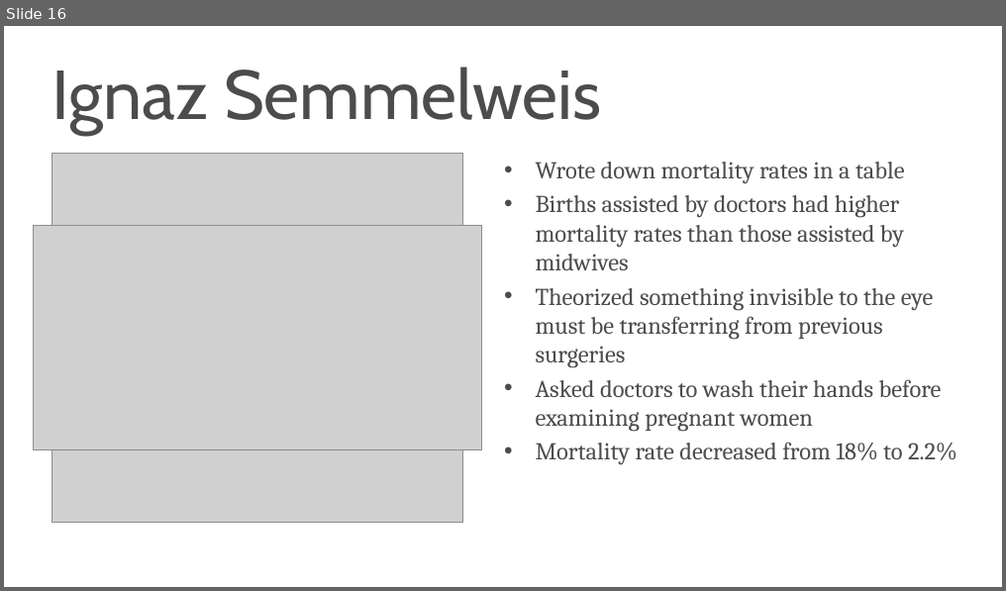
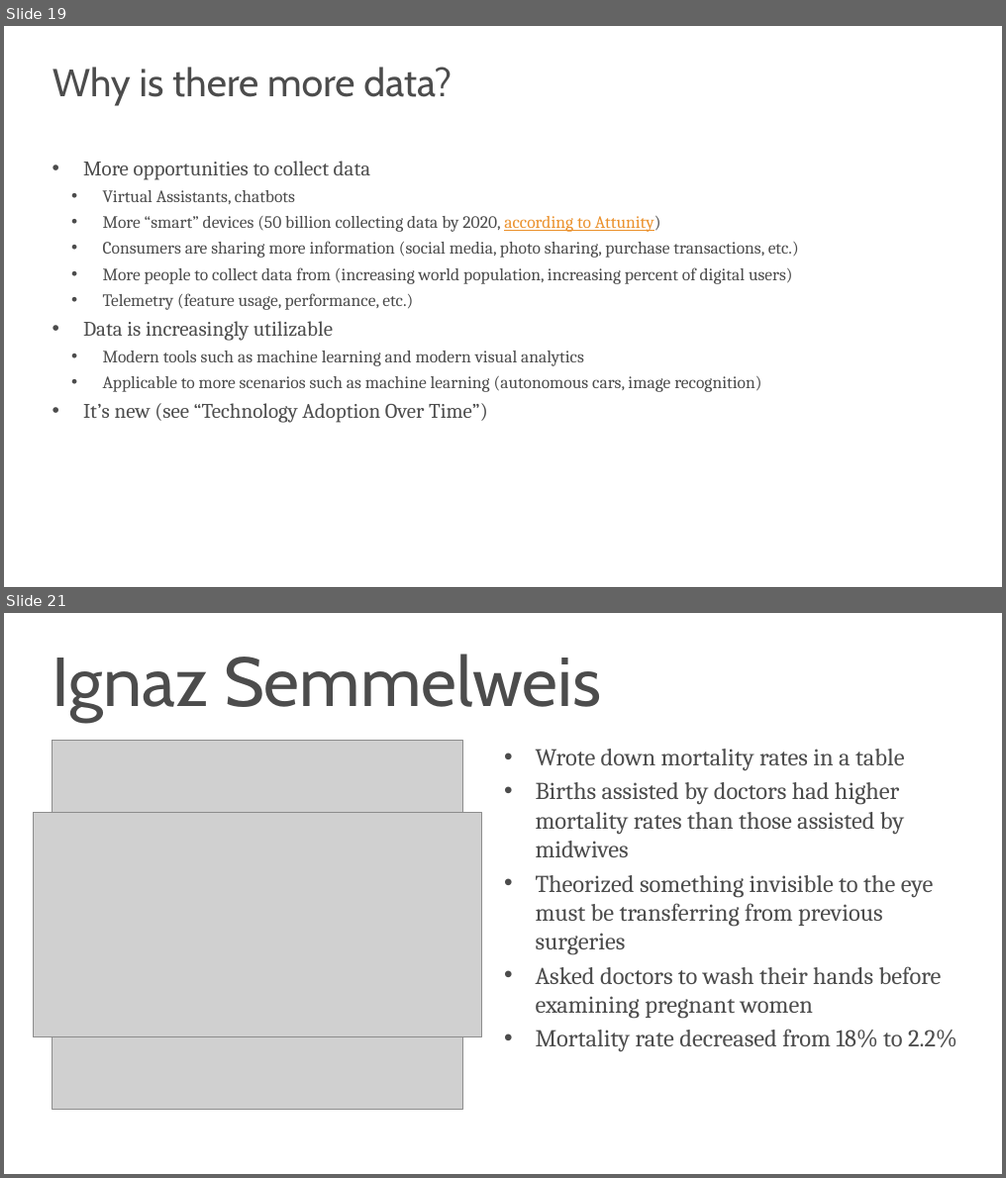
Before and after one commit to s-kyle-reed/data-lecture, a slide deck: lecture.pptx. Shown one above the other, each under a label of ours: slide 16 before the commit, slides 19 and 21 after it; the slides between them are not shown. The pictures are 1006x591 and 1006x1178 pixels, drawn with LibreOffice and Linux fonts; fonts in the diff are those of the drawing; grey boxes stand for pictures; background and template pictures are left out. Boxes give left, top, right and bottom in pixels: in the first picture for what was removed or moved away, otherwise in the second. Text is boxed around its words. In the diff, an @@ line names an element or a change of style, - is before the commit and + after.

```diff
--- a/lecture.pptx
+++ b/lecture.pptx
@@ slide 19 added at (x1=4, y1=26, x2=1002, y2=587), background #FFFFFF @@
@@ text added at (x1=53, y1=67, x2=451, y2=105), 45 pt, text #4C4C4C @@
+Why is there more data?
@@ text added at (x1=83, y1=161, x2=799, y2=423), 20 pt, text #4C4C4C @@
+• More opportunities to collect data
+  • Virtual Assistants, chatbots
+  • More “smart” devices (50 billion collecting data by 2020, according to Attunity)
+  • Consumers are sharing more information (social media, photo sharing, purchase transactions, etc.)
+  • More people to collect data from (increasing world population, increasing percent of digital users)
+  • Telemetry (feature usage, performance, etc.)
+• Data is increasingly utilizable
+  • Modern tools such as machine learning and modern visual analytics
+  • Applicable to more scenarios such as machine learning (autonomous cars, image recognition)
+• It’s new (see “Technology Adoption Over Time”)
@@ what was slide 16 is now slide 21 @@
```
Also in this commit, not shown: 3 slides changed, 10 other slides added, 2 slides removed, 16 other files.
